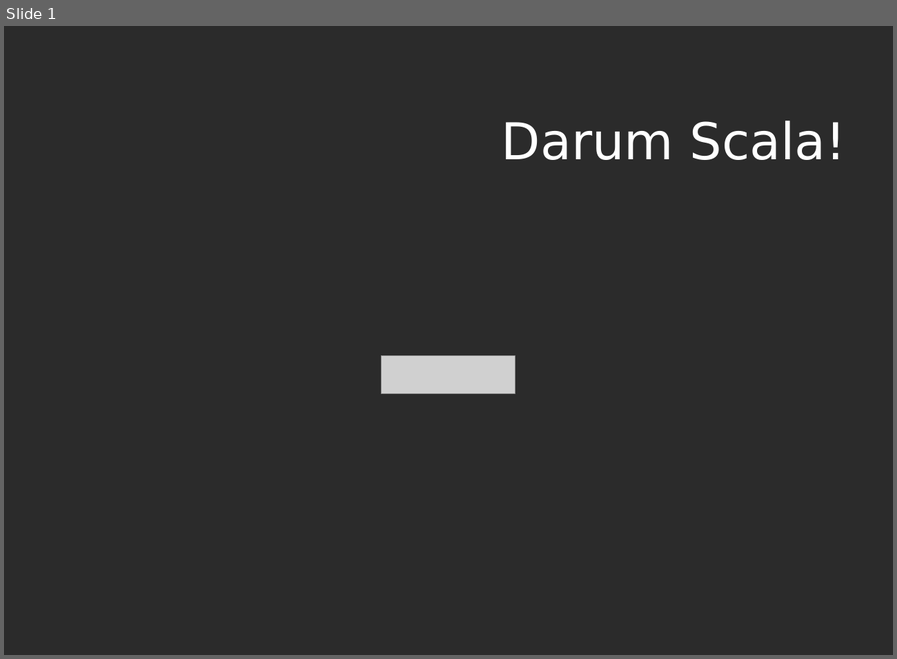
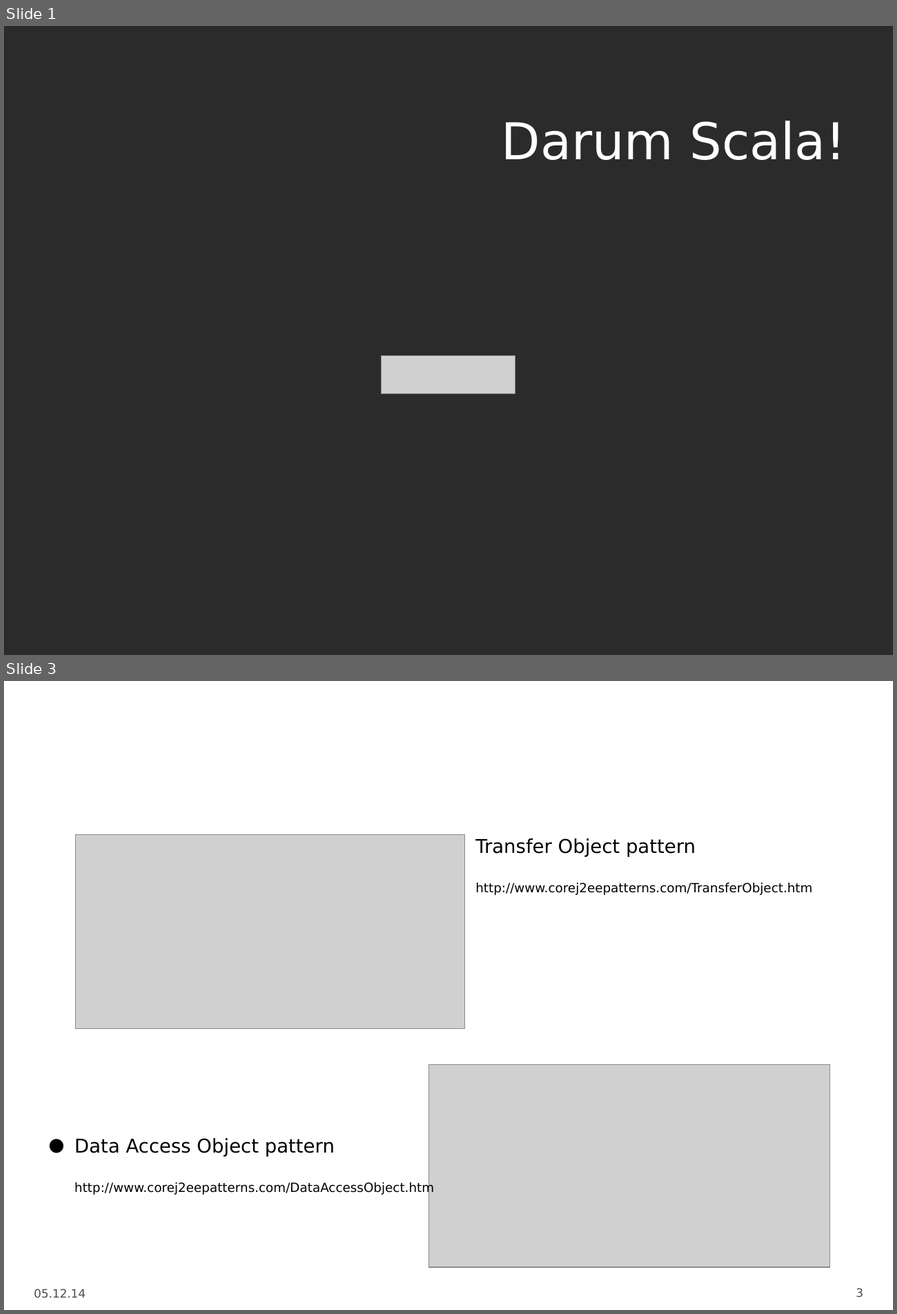
Before and after one commit to DarkToast/scala-techtalk, a slide deck: Scala.odp. Shown one above the other, each under a label of ours: slide 1 before the commit, slides 1 and 3 after it; the slides between them are not shown. The pictures are 897x659 and 897x1314 pixels, drawn with LibreOffice and Linux fonts; fonts in the diff are those of the drawing; grey boxes stand for pictures; background and template pictures are left out; a plain dark background stands for a picture behind light text. Boxes give left, top, right and bottom in pixels: in the first picture for what was removed or moved away, otherwise in the second. Text is boxed around its words. In the diff, an @@ line names an element or a change of style, - is before the commit and + after.

```diff
--- a/Scala.odp
+++ b/Scala.odp
@@ slide 3 added at (x1=4, y1=681, x2=893, y2=1310), background picture (left out) @@
@@ title added at (x1=34, y1=681, x2=833, y2=771), 36 pt, text #FFFFFF, bold @@
+Motivation
@@ picture added at (x1=76, y1=835, x2=465, y2=1029) @@
@@ text added at (x1=475, y1=838, x2=812, y2=895), 12 pt, text #000000 @@
+• Transfer Object pattern
+  http://www.corej2eepatterns.com/TransferObject.htm
@@ picture added at (x1=429, y1=1064, x2=830, y2=1267) @@
@@ text added at (x1=74, y1=1138, x2=434, y2=1194), 12 pt, text #000000 @@
+• Data Access Object pattern
+  http://www.corej2eepatterns.com/DataAccessObject.htm
@@ text added at (x1=34, y1=1288, x2=85, y2=1297), 11 pt, text #4C4C4C @@
+05.12.14
@@ page number added at (x1=855, y1=1288, x2=863, y2=1296), 11 pt, text #4C4C4C @@
+3
```
Also in this commit, not shown: 6 slides changed, 4 other slides added, 1 slide removed.
